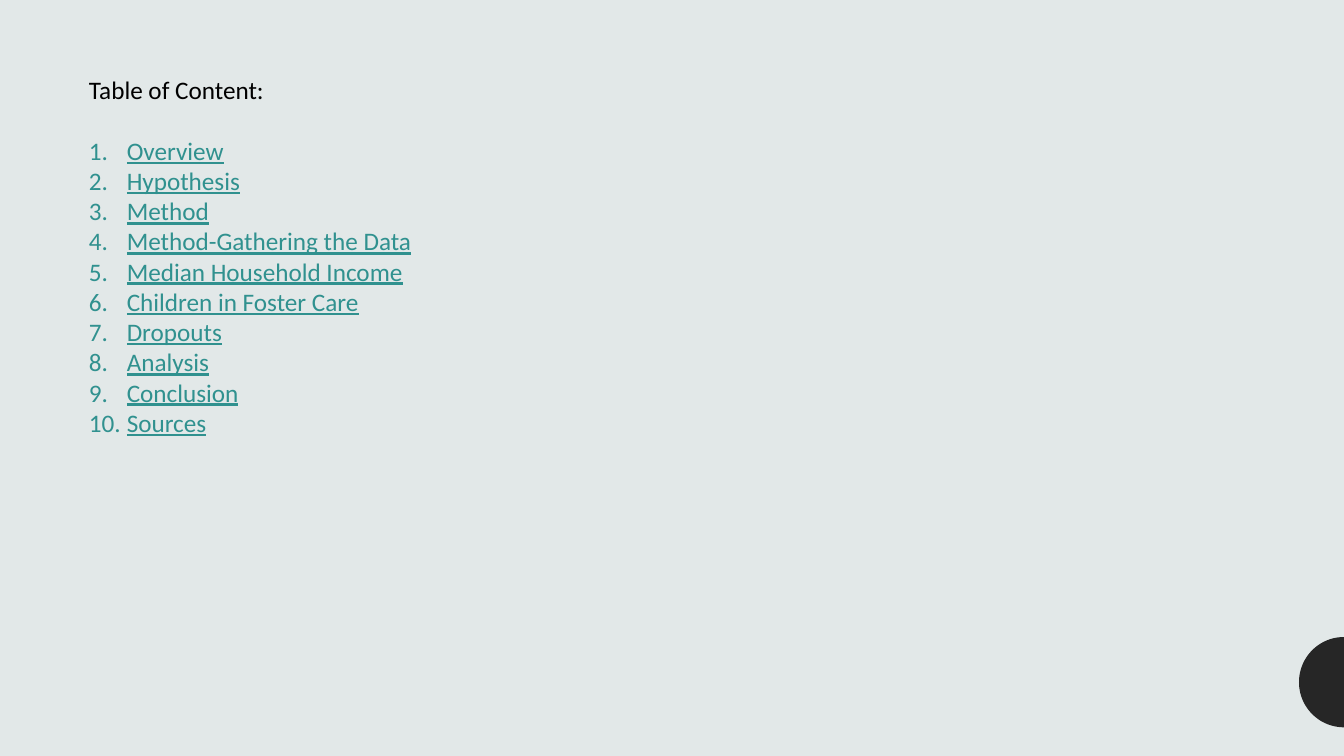
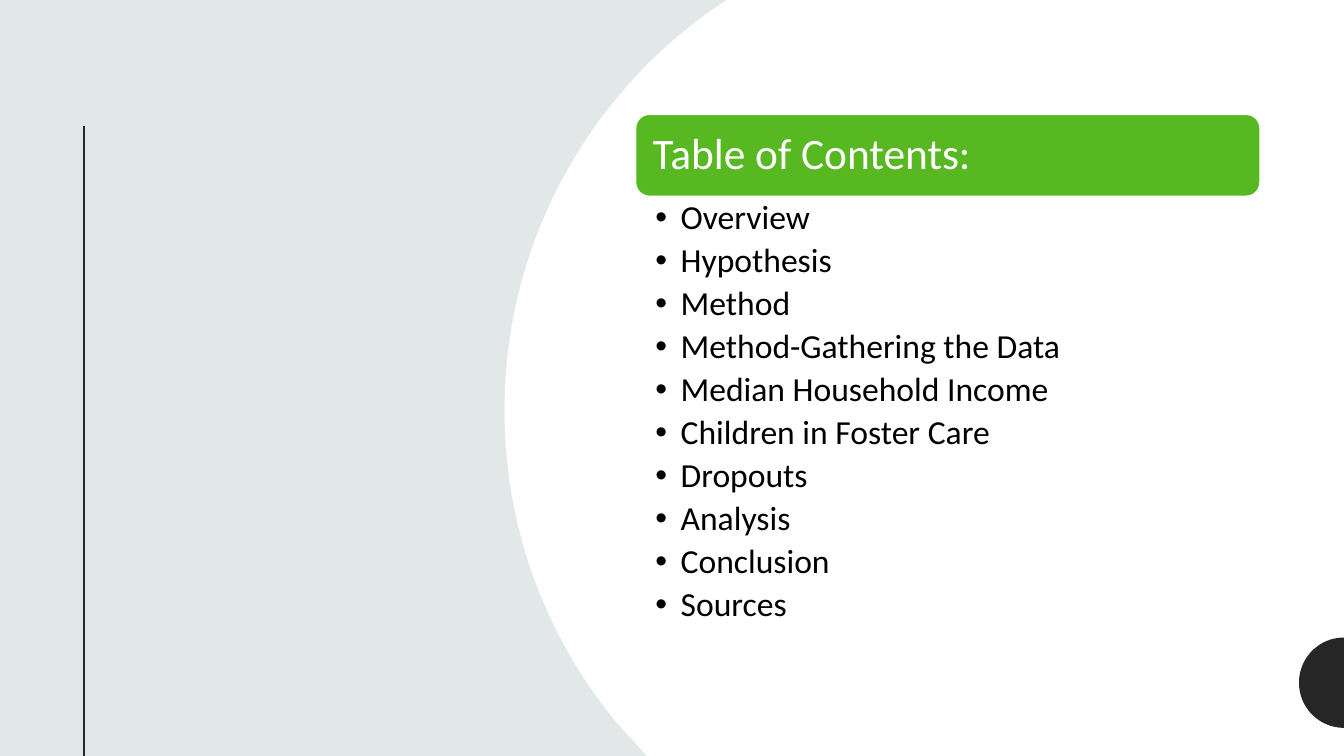
Before and after one commit to lordegraves/exploring_data_in_foster_care, a slide deck: slide 2 of Resources/Project1_Presentation.pptx. Drawn at 1344x756 pixels with LibreOffice and Linux fonts; fonts in the diff are those of the drawing. Boxes give left, top, right and bottom in pixels: in the first picture for what was removed or moved away, otherwise in the second. Text is boxed around its words. In the diff, an @@ line names an element or a change of style, - is before the commit and + after.

Commit message:
Made design changes to the PPT and added new charts

```diff
--- a/Resources/Project1_Presentation.pptx
+++ b/Resources/Project1_Presentation.pptx
@@ rectangle added at (0,0,1344,756), fill #E2E8E8 @@
@@ freeform shape added at (505,0,1344,756), fill #FFFFFF @@
@@ text at (89,81,264,99): paragraph removed @@
-Table of Content:
@@ rounded rectangle added at (636,114,1260,196), fill #57B821, outline #FFFFFF 1 pt @@
@@ line added from (84, 126) to (84, 756), #262626 1.5 pt @@
@@ text added at (653,139,970,170), 31 pt, text #FFFFFF @@
+Table of Contents:
@@ text "Overview": place and size @@
-text "Overview" at (89,81,412,436)
+text "Overview" at (681,206,1060,617)
@@ text "Overview" at (681,206,1060,617): size 18 to 24 pt, text colour #30918F to #000000, underline off; bullet 1. to •; list level 1 to 2 in "Overview"; line spacing 1 to 0.9; list level 1 to 2 in "Hypothesis"; list level 1 to 2 in "Method"; list level 1 to 2 in "Method-Gathering the Data"; list level 1 to 2 in "Median Household Income"; list level 1 to 2 in "Children in Foster Care"; list level 1 to 2 in "Dropouts"; list level 1 to 2 in "Analysis"; list level 1 to 2 in "Conclusion"; list level 1 to 2 in "Sources" @@
@@ freeform shape removed at (1300,637,1344,728) @@
@@ freeform shape added at (1300,637,1344,728), fill #262626 @@
@@ freeform shape added at (1300,637,1344,728), fill #262626 @@
```
Also in this commit, not shown: 8 other slides changed.
